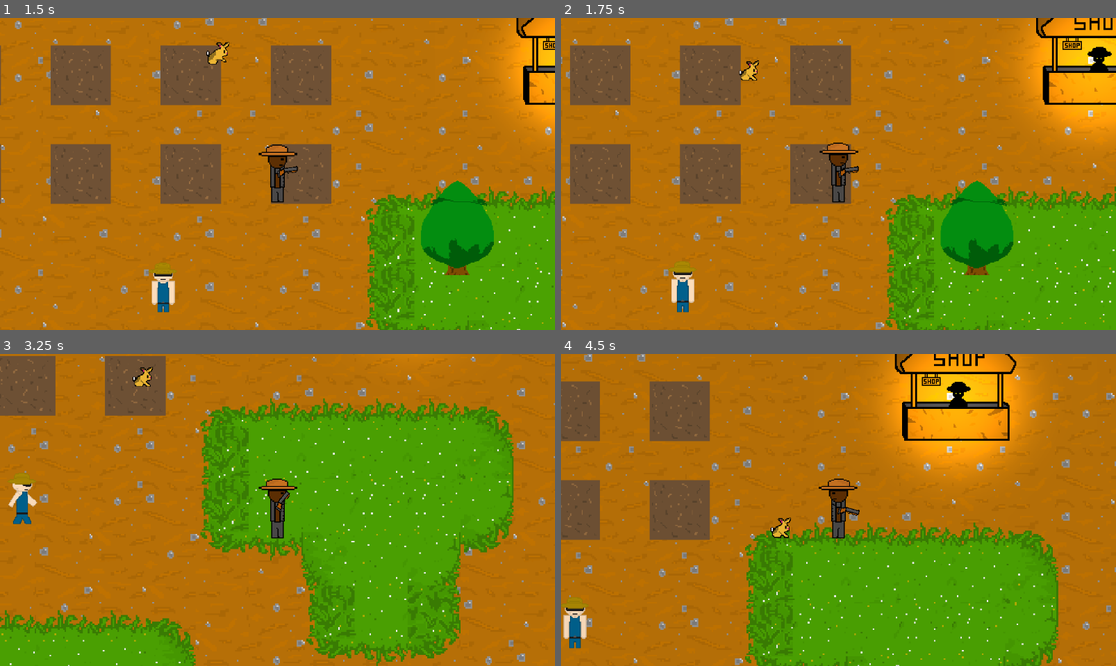
Above: before the commit, frames 1-4 (two rows, left to right).
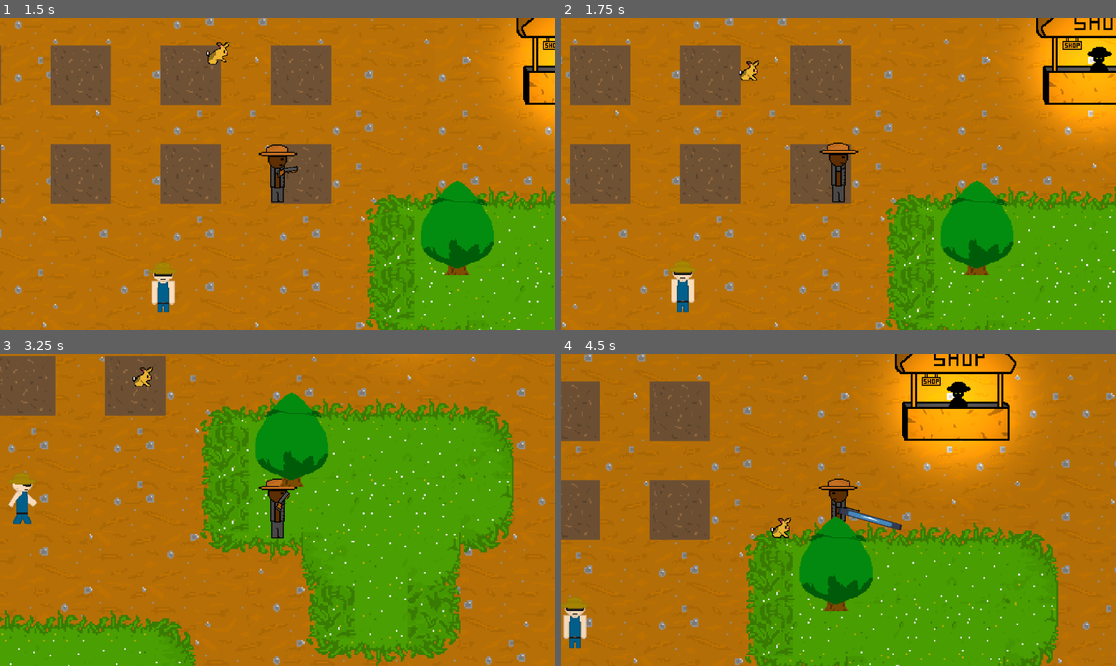
Above: after the commit, the same moments.

Repository: Joeredmile/FarmingDTG
Game: Godot game, scene res://scenes/menu.tscn
The game is run twice, just before and just after one commit, with the same random seed, the same clock (stepped at 60 frames per second) and the same inputs. The engine's default icon, where the game draws it, is replaced by a stand-in: a white triangle on a blue panel in a dark square.
Inputs (mouse positions are in pixels of both pictures, inside the frame that each line leads up to):
- Up to frame 1 (1.5 s): click "Start Game" at 0.5 s; move the mouse to (399, 158) at 1.27 s; hold D (right) from 1.28 s (still down); hold 2 (hold_axe) from 1.28 s (still down)
- Up to frame 2 (1.75 s): keep holding D (right); keep holding 2 (hold_axe); tap 1 (hold_gun) at 1.55 s
- Up to frame 3 (3.25 s): move the mouse to (166, 525) at 2.02 s; release D (right) at 2.03 s; release 2 (hold_axe) at 2.03 s; hold S (down) 2.03-2.78 s; tap 1 (hold_gun) at 2.1 s; tap I (i) at 2.3, 2.85 s; move the mouse to (333, 441) at 2.77 s; hold D (right) from 2.78 s (still down); hold E (interact) from 2.78 s (still down)
- Up to frame 4 (4.5 s): move the mouse to (810, 572) at 3.52 s; release D (right) at 3.53 s; release E (interact) at 3.53 s; hold W (up) 3.53-4.28 s; tap E (interact) at 3.6 s; tap 2 (hold_axe) at 3.8 s; move the mouse to (1005, 556) at 4.27 s; hold A (left) from 4.28 s (still down); hold 2 (hold_axe) from 4.28 s (still down)

Frame 1 is identical in both runs. In frame 2, less than 0.1% of the frame differs, in the area x 49-54%, y 47-52%; in frame 3, 2.7%; in frame 4, 3.0%, in the area x 42-62%, y 49-83%.
Error after the commit: Invalid access to property or key 'axe_equipped' on a base object of type 'Node (GlobalData.gd)'. (res://scripts/tree.gd:14)

Commit message:
wdadadaw

Diff:
--- a/farming-dtg/scenes/axe.tscn
+++ b/farming-dtg/scenes/axe.tscn
@@ -8,3 +8,8 @@
 texture = ExtResource("1_725vr")
 offset = Vector2(64, 0)
 script = ExtResource("2_8s0ly")
+
+[node name="Timer" type="Timer" parent="." unique_id=500991038]
+wait_time = 0.5
+
+[connection signal="timeout" from="Timer" to="." method="_on_timer_timeout"]
--- a/farming-dtg/scripts/axe.gd
+++ b/farming-dtg/scripts/axe.gd
@@ -1,12 +1,19 @@
 extends Sprite2D
 
+@onready var timer: Timer = $Timer
+var can_equip = true
 
 func _input(event):
-	if event.is_action_pressed("hold_axe"):
+	if event.is_action_pressed("hold_axe") and can_equip == true:
 		visible = not visible
-
+		can_equip = false
+		timer.start()
 
 func _process(delta: float) -> void:
 	if not visible:
 		return
 	look_at(get_global_mouse_position())
+
+
+func _on_timer_timeout() -> void:
+	can_equip = true
--- a/farming-dtg/scripts/player.gd
+++ b/farming-dtg/scripts/player.gd
@@ -73,13 +73,6 @@
 
 
 
-func _unhandled_input(event):
-	if event.is_action_pressed("hold_gun"):
-		$gun.show()
-	if event.is_action_pressed("no_hold_gun"):
-		$gun.hide()
-	else:
-		pass
 #shooting cooldown
 func _on_timer_timeout() -> void:
 	shoot_cooldown = true
--- a/farming-dtg/scripts/tree.gd
+++ b/farming-dtg/scripts/tree.gd
@@ -1,23 +1,23 @@
 extends AnimatedSprite2D
 
 var can_break = false
+const axe = preload("uid://taqwdb4ywctk")
 
 
-# Called when the node enters the scene tree for the first time.
 func _ready() -> void:
-	pass # Replace with function body.
-
-
-# Called every frame. 'delta' is the elapsed time since the previous frame.
-func _process(delta: float) -> void:
 	pass
 
+func _process(delta):
+	pass
 
 func _on_area_2d_body_entered(body: Node2D) -> void:
-	if body.name == "player":
-		can_break = true
-		break_tree()
+	if body.name == "player" and GlobalData.axe_equipped == true:
+		if Input.is_action_pressed("interact"):
+			can_break = true
+			break_tree()
 
 func break_tree():
-		if Input.is_action_pressed("interact"):
+		if can_break == true:
+			can_break = false
+			print("Break_tree working")
 			queue_free()
